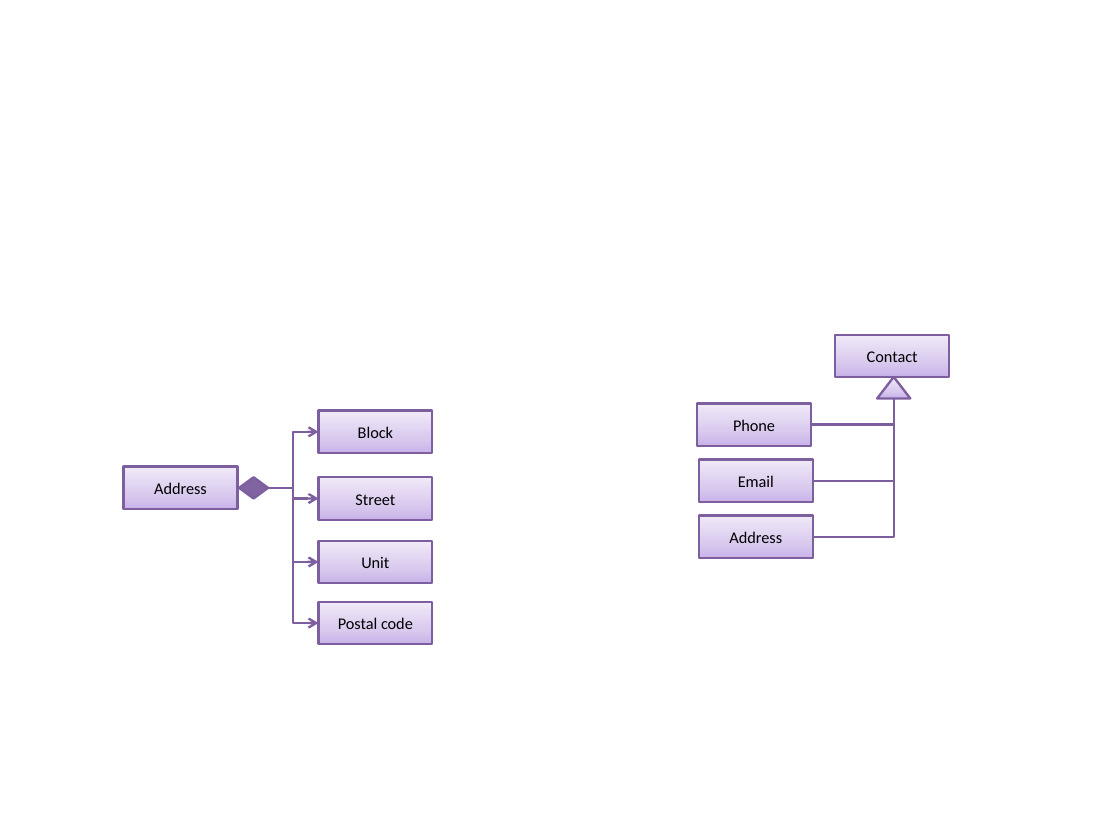
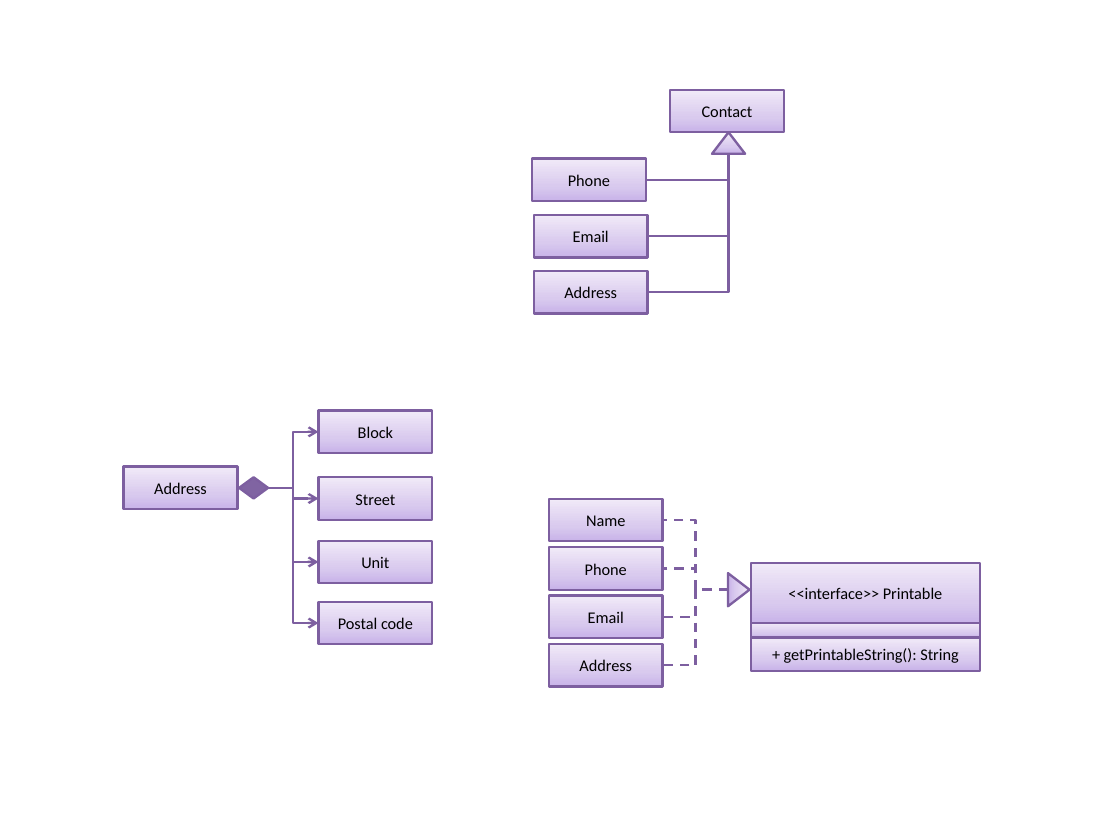
Before and after one commit to se-edu/addressbook-level2, a slide deck: slide 3 of doc/Diagrams.pptx. Drawn at 1120x840 pixels with LibreOffice and Linux fonts; fonts in the diff are those of the drawing. Boxes give left, top, right and bottom in pixels: in the first picture for what was removed or moved away, otherwise in the second. Text is boxed around its words. In the diff, an @@ line names an element or a change of style, - is before the commit and + after.

```diff
--- a/doc/Diagrams.pptx
+++ b/doc/Diagrams.pptx
@@ 4 rectangles, 3 elbow lines, 1 triangle: place and size @@
-4 rectangles, 3 elbow lines, 1 triangle at (697,335,950,558)
+4 rectangles, 3 elbow lines, 1 triangle at (532,91,784,314)
@@ rectangle added at (549,498,663,541), fill gradient #C9B5E8 to #D8CBEE to #F0EAF9, outline #7D60A0 1.5 pt, 10.5 pt, text #000000 @@
+Name
@@ elbow line added from (728, 590) to (663, 520), #7D60A0 1.5 pt dashed @@
@@ rectangle added at (549,548,663,590), fill gradient #C9B5E8 to #D8CBEE to #F0EAF9, outline #7D60A0 1.5 pt, 10.5 pt, text #000000 @@
+Phone
@@ elbow line added from (728, 590) to (663, 569), #7D60A0 1.5 pt dashed @@
@@ rectangle added at (752,563,980,624), fill gradient #C9B5E8 to #D8CBEE to #F0EAF9, outline #7D60A0 1.5 pt, 10.5 pt, text #000000 @@
+<<interface>> Printable
@@ rectangle added at (549,596,663,638), fill gradient #C9B5E8 to #D8CBEE to #F0EAF9, outline #7D60A0 1.5 pt, 10.5 pt, text #000000 @@
+Email
@@ elbow line added from (728, 590) to (663, 617), #7D60A0 1.5 pt dashed @@
@@ elbow line added from (728, 590) to (663, 665), #7D60A0 1.5 pt dashed @@
@@ triangle added at (729,573,750,606), fill gradient #C9B5E8 to #D8CBEE to #F0EAF9, outline #7D60A0 1.5 pt @@
@@ rectangle added at (752,623,980,637), fill gradient #C9B5E8 to #D8CBEE to #F0EAF9, outline #7D60A0 1.5 pt @@
@@ rectangle added at (549,644,663,687), fill gradient #C9B5E8 to #D8CBEE to #F0EAF9, outline #7D60A0 1.5 pt, 10.5 pt, text #000000 @@
+Address
@@ rectangle added at (752,637,980,671), fill gradient #C9B5E8 to #D8CBEE to #F0EAF9, outline #7D60A0 1.5 pt, 10.5 pt, text #000000 @@
++ getPrintableString(): String
```
Also in this commit, not shown: 3 other files.
